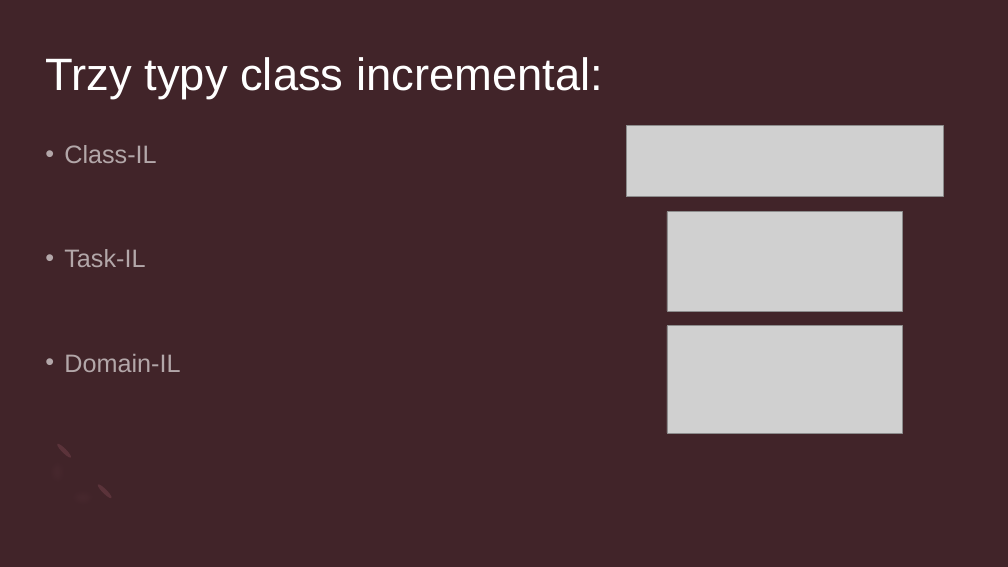
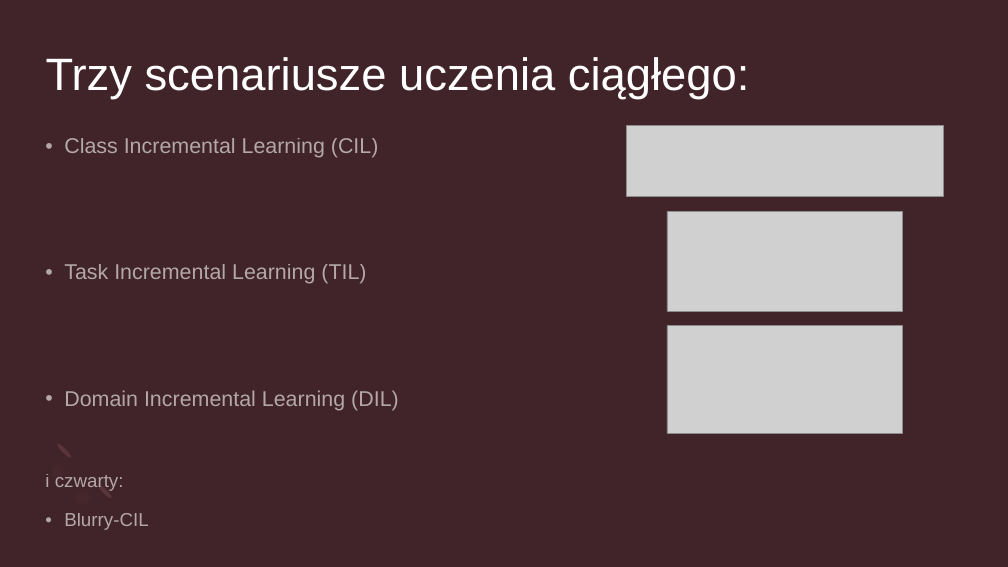
Before and after one commit to Mon4/lifelong-learning, a slide deck: slide 8 of pracownia/Etrych.pptx (slide 4 before the commit). Drawn at 1008x567 pixels with LibreOffice and Linux fonts; fonts in the diff are those of the drawing; grey boxes stand for pictures. Boxes give left, top, right and bottom in pixels: in the first picture for what was removed or moved away, otherwise in the second. Text is boxed around its words. In the diff, an @@ line names an element or a change of style, - is before the commit and + after.

```diff
--- a/pracownia/Etrych.pptx
+++ b/pracownia/Etrych.pptx
@@ title at (x1=46, y1=57, x2=749, y2=100): text changed @@
-Trzy typy class incremental:
+Trzy scenariusze uczenia ciągłego:
@@ text at (x1=45, y1=138, x2=399, y2=530): text changed; size 24 to 20.4 pt @@
-• Class-IL
-• Task-IL
-• Domain-IL
+• Class Incremental Learning (CIL)
+• Task Incremental Learning (TIL)
+• Domain Incremental Learning (DIL)
+i czwarty:
+• Blurry-CIL
```
Also in this commit, not shown: 3 other slides changed, 8 slides added, 5 slides removed, 3 other files.
